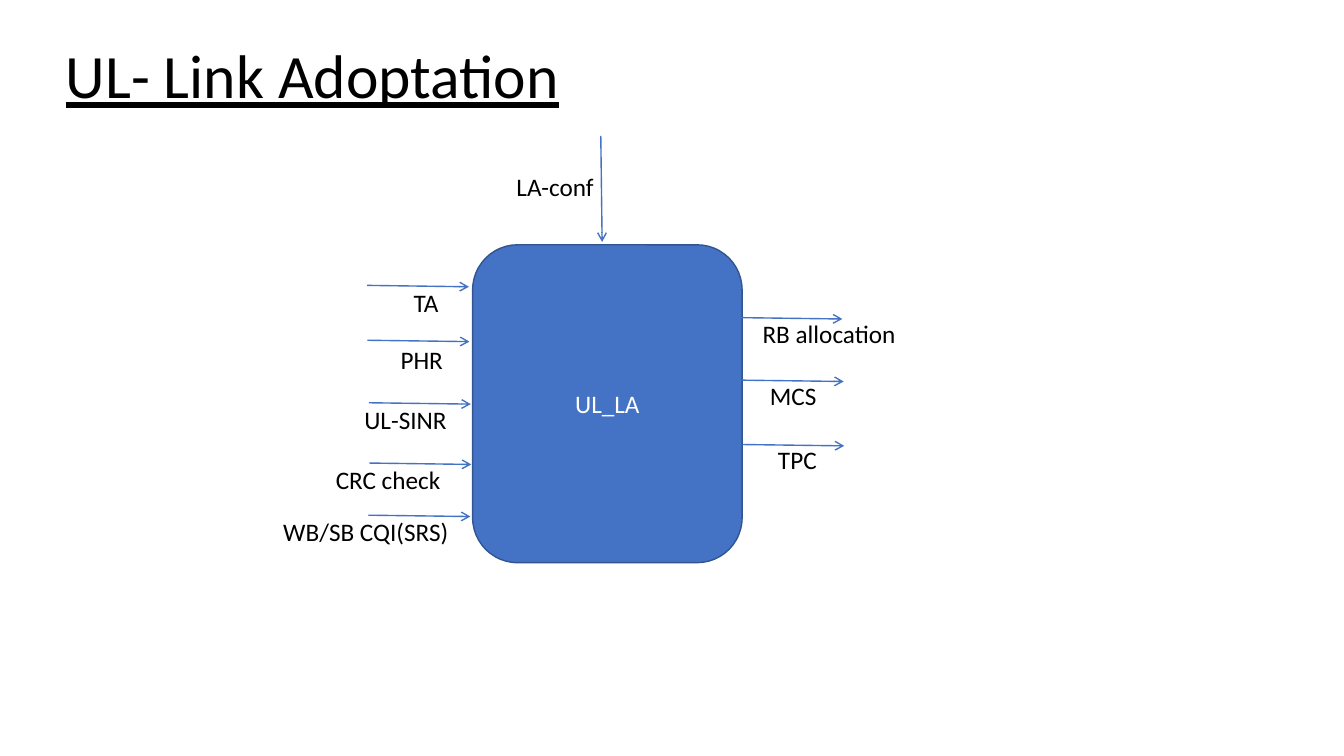
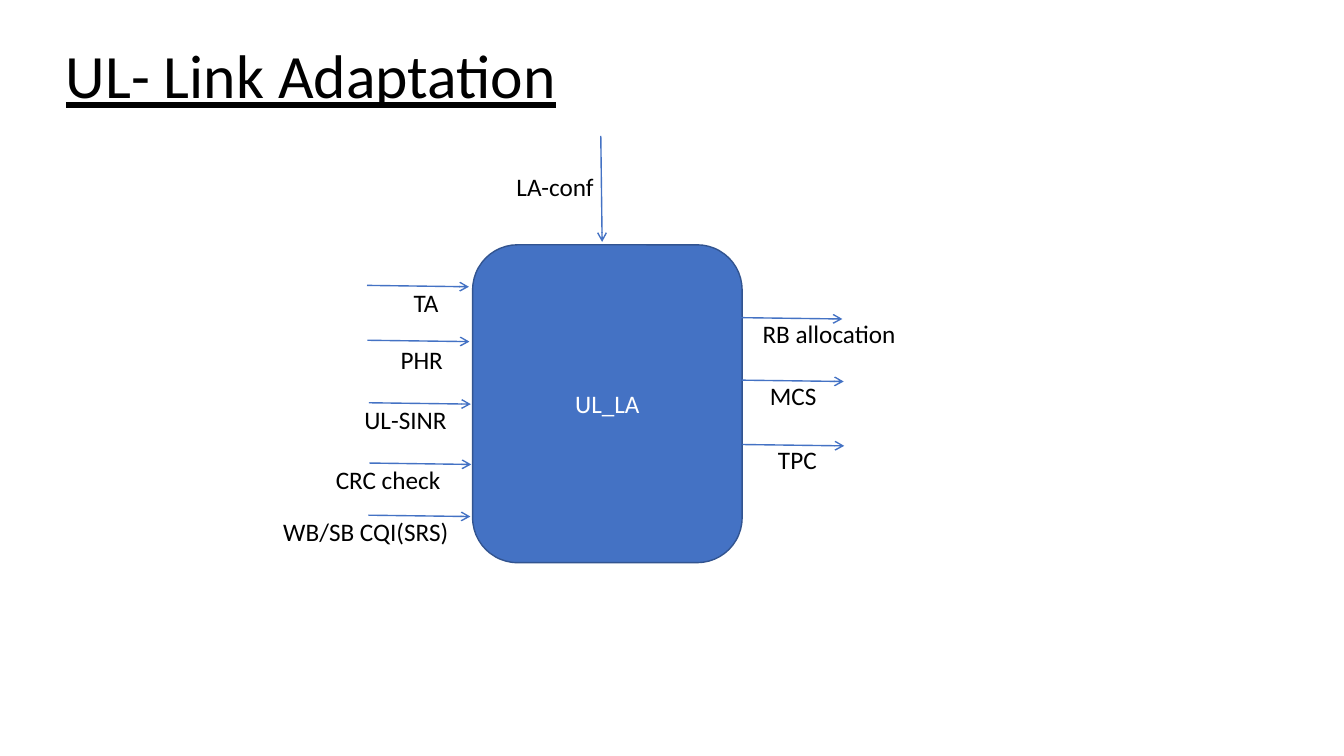
Before and after one commit to BharathTS007/openLteMac, a slide deck: slide 12 of Doc/openlte_MAC_ARCH_.pptx. Drawn at 1344x756 pixels with LibreOffice and Linux fonts; fonts in the diff are those of the drawing. Boxes give left, top, right and bottom in pixels: in the first picture for what was removed or moved away, otherwise in the second. Text is boxed around its words. In the diff, an @@ line names an element or a change of style, - is before the commit and + after.

Commit message:
[framework] adding openLteMac files document
Change description:
       1. Added document DL & UL Link adoptation functionality.

```diff
--- a/Doc/openlte_MAC_ARCH_.pptx
+++ b/Doc/openlte_MAC_ARCH_.pptx
@@ title at (66, 55, 556, 108): text changed @@
-UL- Link Adoptation
+UL- Link Adaptation
```
Also in this commit, not shown: 1 other slide changed.
